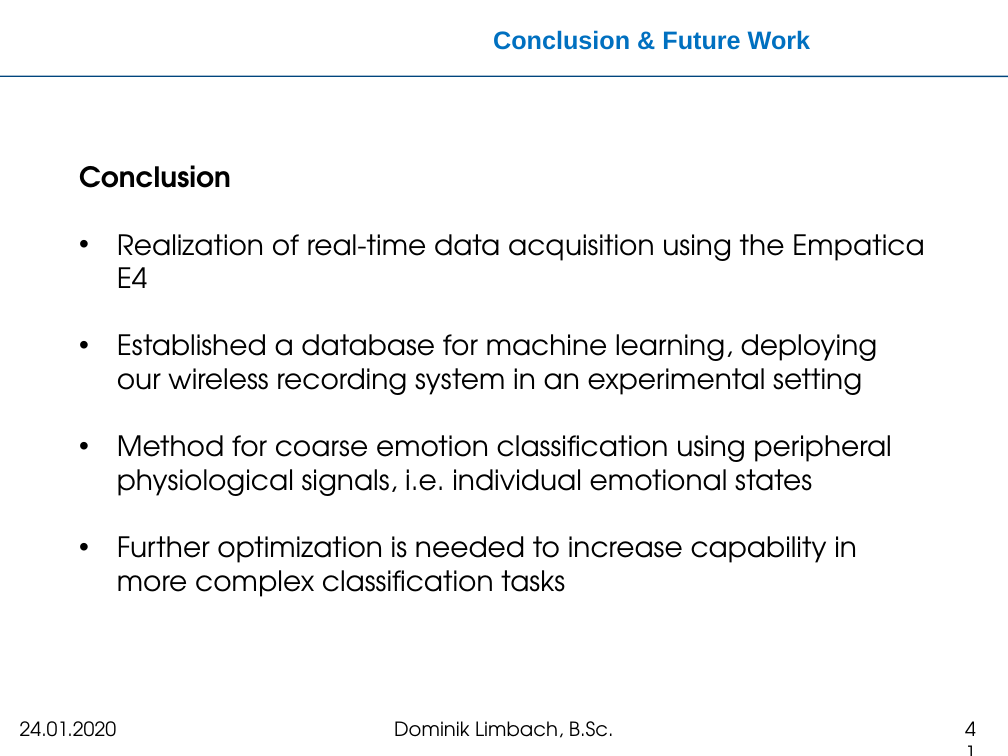
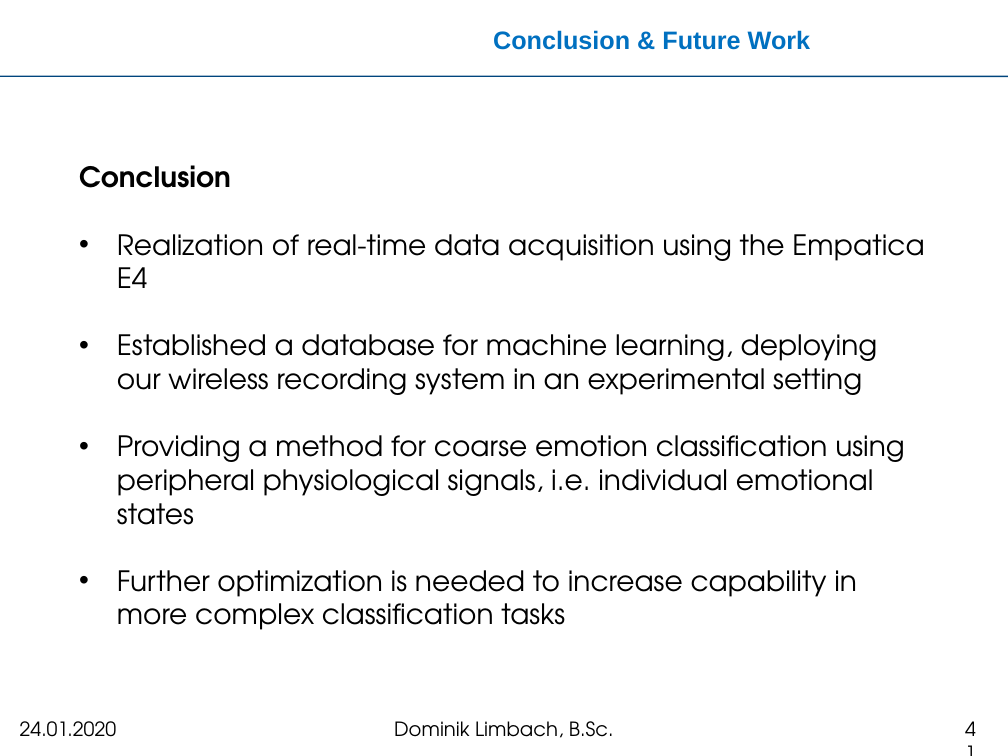
Before and after one commit to meistalampe/MTEC, a slide deck: slide 41 of Kolloquium-Master/kolloquium.pptx. Drawn at 1008x756 pixels with LibreOffice and Linux fonts; fonts in the diff are those of the drawing; background and template pictures are left out. Boxes give left, top, right and bottom in pixels: in the first picture for what was removed or moved away, otherwise in the second. Text is boxed around its words. In the diff, an @@ line names an element or a change of style, - is before the commit and + after.

```diff
--- a/Kolloquium-Master/kolloquium.pptx
+++ b/Kolloquium-Master/kolloquium.pptx
@@ text at box(117, 435, 904, 525): text changed @@
-• Method for coarse emotion classification using peripheral physiological signals, i.e. individual emotional states
+• Providing a method for coarse emotion classification using peripheral physiological signals, i.e. individual emotional states
```
Also in this commit, not shown: 14 other slides changed.
